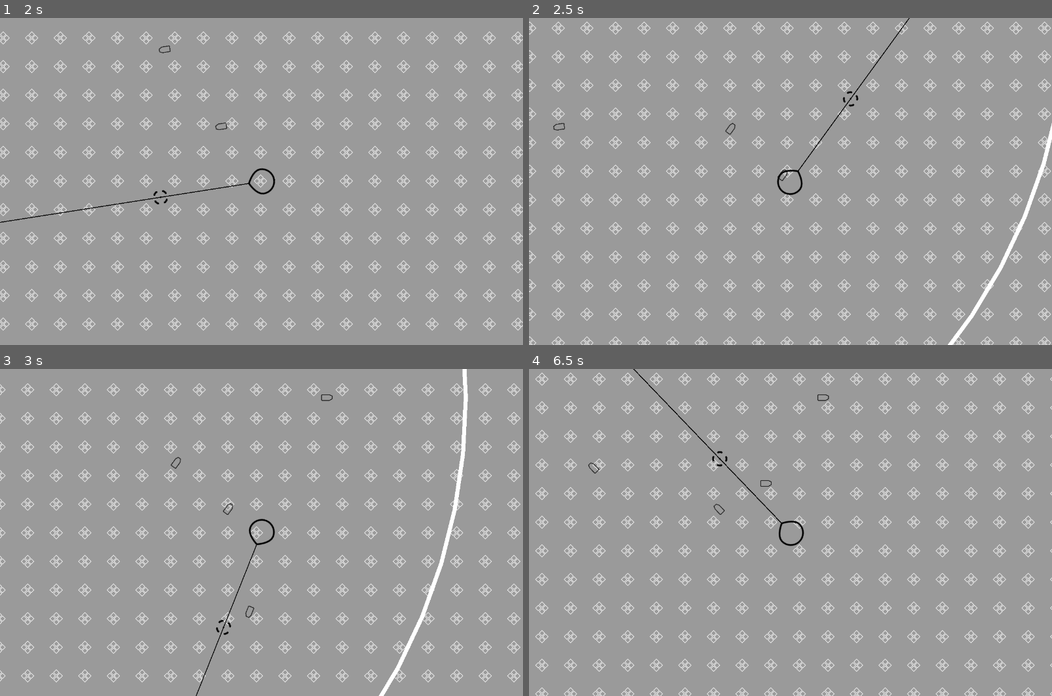
Above: before the commit, frames 1-4 (two rows, left to right).
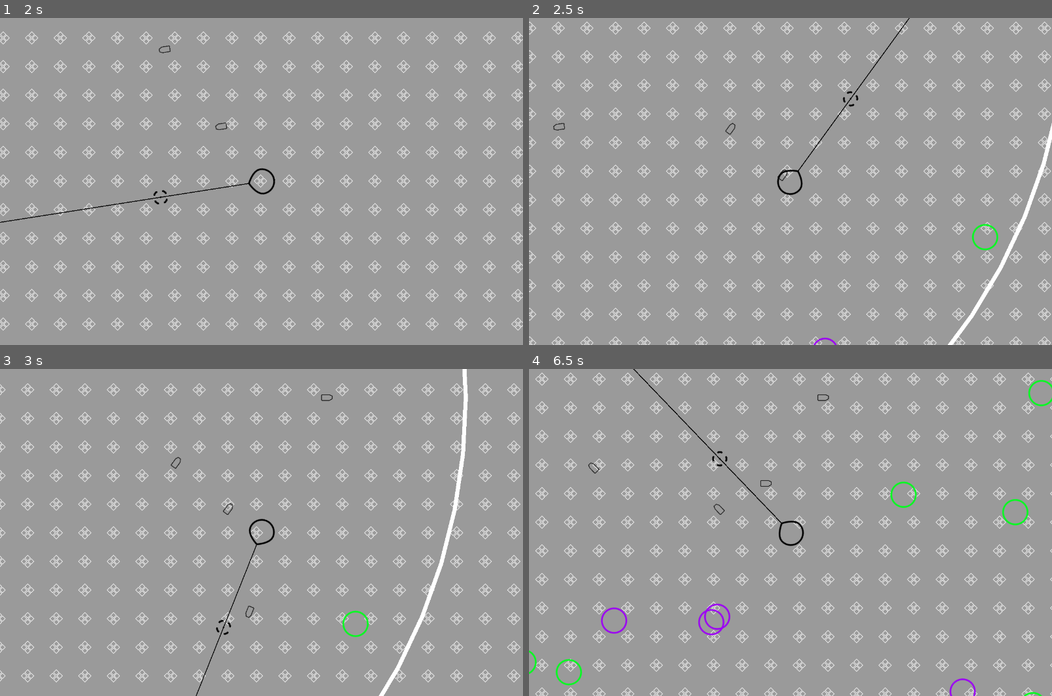
Above: after the commit, the same moments.

Repository: uvmain/zapfour
Game: Godot game, scene res://main/main.tscn
Same seed, same stepped clock (60 frames per second), same inputs: the game is played once before the commit and once after it.
Inputs (mouse positions are in pixels of both pictures, inside the frame that each line leads up to):
- Up to frame 1 (2 s): tap Enter at 0.5 s; move the mouse to (376, 165) at 0.52 s; hold D (player_right) 0.53-1.28 s; move the mouse to (156, 197) at 1.27 s; hold S (player_down) from 1.28 s (still down)
- Up to frame 2 (2.5 s): move the mouse to (842, 109) at 2.02 s; release S (player_down) at 2.03 s; hold D (player_right) from 2.03 s (still down)
- Up to frame 3 (3 s): move the mouse to (235, 597) at 2.77 s; release D (player_right) at 2.78 s; hold W (player_up) from 2.78 s (still down)
- Up to frame 4 (6.5 s): move the mouse to (947, 581) at 3.52 s; release W (player_up) at 3.53 s; hold A (player_left) 3.53-5.03 s; move the mouse to (633, 483) at 4.27 s; move the mouse to (816, 532) at 5.02 s; hold S (player_down) 5.03-5.78 s; move the mouse to (712, 450) at 5.77 s; hold D (player_right) from 5.78 s (still down)

Frame 1 is identical in both runs. In frame 2, 0.1% of the frame differs, in the area x 54-90%, y 63-100%; in frame 3, 0.1%; in frame 4, 0.8%, in the area x 0-100%, y 3-100%.
Error before the commit: Parse Error: Identifier "Points" not declared in the current scope. (res://enemies/spawner.gd:12)

Commit message:
add collisionable explosions, signal events bus, explosion manager

Diff:
--- a/enemies/enemymanager.tscn
+++ b/enemies/enemymanager.tscn
@@ -16,11 +16,9 @@
 [node name="Green" type="Node2D" parent="Spawners"]
 script = ExtResource("2_retea")
 enemy_scene = ExtResource("2_ockr4")
-spawn_type = 1
 
 [node name="Purple" type="Node2D" parent="Spawners"]
 script = ExtResource("2_retea")
 enemy_scene = ExtResource("4_h2t34")
-spawn_type = 1
 
 [node name="EnemyHolder" type="Node2D" parent="." groups=["EnemyHolder"]]
--- a/enemies/purple.gd
+++ b/enemies/purple.gd
@@ -28,4 +28,5 @@
 
 
 func die():
+	Events.create_explosion.emit(global_position)
 	queue_free()
--- a/enemies/spawner.gd
+++ b/enemies/spawner.gd
@@ -9,7 +9,7 @@
 
 @export var enemy_scene: PackedScene
 @export var spawn_count: int = 10
-@export_enum(Points, Random, Circle, Offscreen) var spawn_type
+@export var spawn_type: SpawnType = SpawnType.Random
 
 
 @onready var enemy_holder: Node2D = get_tree().get_first_node_in_group("EnemyHolder")
@@ -20,7 +20,7 @@
 		var new_enemy = enemy_scene.instantiate()
 		enemy_holder.add_child(new_enemy)
 		new_enemy.position = get_spawn_positions()
-		print(spawn_type)
+
 
 func get_spawn_positions():
 	var new_position: Vector2
--- /dev/null
+++ b/explosions/explosion_manager.gd
@@ -0,0 +1,15 @@
+extends Node2D
+
+const explosion = preload("res://explosions/gpu_particles_2d.tscn")
+
+func _ready():
+	Events.create_explosion.connect(_on_create_explosion)
+
+func _on_create_explosion(global_pos = Vector2.ZERO):
+	var new_explosion = explosion.instantiate()
+	add_child(new_explosion)
+	new_explosion.global_position = global_pos
+	new_explosion.emitting = true
+
+	await get_tree().create_timer(new_explosion.lifetime).timeout
+	new_explosion.queue_free()
--- /dev/null
+++ b/explosions/explosion_manager.tscn
@@ -0,0 +1,6 @@
+[gd_scene load_steps=2 format=3 uid="uid://63x083bkpkqg"]
+
+[ext_resource type="Script" path="res://explosions/explosion_manager.gd" id="1_xu2ag"]
+
+[node name="ExplosionManager" type="Node2D"]
+script = ExtResource("1_xu2ag")
--- /dev/null
+++ b/explosions/gpu_particles_2d.tscn
@@ -0,0 +1,45 @@
+[gd_scene load_steps=5 format=3 uid="uid://d3jlsk38oqapv"]
+
+[ext_resource type="Texture2D" uid="uid://xfwfk02a0hf3" path="res://assets/textures/explosion_particle.png" id="1_qtj0l"]
+
+[sub_resource type="Gradient" id="Gradient_6wfbg"]
+offsets = PackedFloat32Array(0, 0.587045, 1)
+colors = PackedColorArray(1, 1, 1, 1, 1, 1, 1, 0.870588, 1, 1, 1, 0)
+
+[sub_resource type="GradientTexture1D" id="GradientTexture1D_43x1y"]
+gradient = SubResource("Gradient_6wfbg")
+
+[sub_resource type="ParticleProcessMaterial" id="ParticleProcessMaterial_gs38s"]
+emission_shape = 1
+emission_sphere_radius = 9.71
+particle_flag_align_y = true
+particle_flag_disable_z = true
+direction = Vector3(0, 0, 0)
+spread = 180.0
+gravity = Vector3(0, 0, 0)
+initial_velocity_min = 551.62
+initial_velocity_max = 952.38
+orbit_velocity_min = 0.0
+orbit_velocity_max = 0.0
+scale_min = 0.47
+color = Color(0.301961, 1, 1, 1)
+color_ramp = SubResource("GradientTexture1D_43x1y")
+hue_variation_min = -1.0
+hue_variation_max = 1.0
+turbulence_noise_speed_random = 2.11
+turbulence_initial_displacement_min = -38.1
+turbulence_initial_displacement_max = 100.0
+collision_mode = 1
+collision_friction = 0.0
+collision_bounce = 1.0
+
+[node name="GPUParticles2D" type="GPUParticles2D"]
+emitting = false
+amount = 14
+lifetime = 5.82
+one_shot = true
+explosiveness = 1.0
+randomness = 0.52
+local_coords = true
+process_material = SubResource("ParticleProcessMaterial_gs38s")
+texture = ExtResource("1_qtj0l")
--- /dev/null
+++ b/globals/events.gd
@@ -0,0 +1,3 @@
+extends Node
+
+signal create_explosion(global_position)
--- /dev/null
+++ b/globals/events.tscn
@@ -0,0 +1,6 @@
+[gd_scene load_steps=2 format=3 uid="uid://jq0mxtlccaev"]
+
+[ext_resource type="Script" path="res://globals/events.gd" id="1_gqt4w"]
+
+[node name="Events" type="Node"]
+script = ExtResource("1_gqt4w")
--- a/main/main.tscn
+++ b/main/main.tscn
@@ -1,7 +1,8 @@
-[gd_scene load_steps=5 format=3 uid="uid://5gdkhpxi3nb1"]
+[gd_scene load_steps=6 format=3 uid="uid://5gdkhpxi3nb1"]
 
 [ext_resource type="PackedScene" uid="uid://cxechq5in7mys" path="res://enemies/enemymanager.tscn" id="2_auoog"]
 [ext_resource type="PackedScene" uid="uid://u46nrb8y8lo4" path="res://player/player.tscn" id="2_bt6vk"]
+[ext_resource type="PackedScene" uid="uid://63x083bkpkqg" path="res://explosions/explosion_manager.tscn" id="3_0rglp"]
 [ext_resource type="PackedScene" uid="uid://bb67qku2eyo43" path="res://background/background.tscn" id="3_7qflg"]
 [ext_resource type="PackedScene" uid="uid://ch2libn6m8ou0" path="res://perimeter/perimeter.tscn" id="5_13o4a"]
 
@@ -14,6 +15,8 @@
 
 [node name="EnemyManager" parent="." instance=ExtResource("2_auoog")]
 
+[node name="ExplosionManager" parent="." instance=ExtResource("3_0rglp")]
+
 [node name="BulletManager" type="Node2D" parent="." groups=["BulletManager"]]
 
 [node name="Camera2D" type="Camera2D" parent="."]
--- a/perimeter/perimeter.tscn
+++ b/perimeter/perimeter.tscn
@@ -1,12 +1,18 @@
-[gd_scene load_steps=3 format=3 uid="uid://ch2libn6m8ou0"]
+[gd_scene load_steps=4 format=3 uid="uid://ch2libn6m8ou0"]
 
 [ext_resource type="Script" path="res://perimeter/perimeter.gd" id="1_u2r85"]
+
+[sub_resource type="OccluderPolygon2D" id="OccluderPolygon2D_to53y"]
+polygon = PackedVector2Array(-474, -1314, -214, -1382, 96, -1393, 345, -1344, 564, -1272, 768, -1178, 941, -1034, 1096, -861, 1243, -634, 1353, -355, 1406, -117, 1391, 189, 1338, 397, 1191, 748, 1036, 925, 681, 1220, 235, 1378, -274, 1386, -618, 1284, -905, 1099, -1124, 838, -1279, 570, -1381, 212, -1396, -90, -1324, -445, -1211, -736, -1075, -906, -856, -1144, -705, -1219, -535, -1299, -539, -1412, -1392, -1049, -1630, 287, -1452, 1076, -516, 1533, 919, 1427, 1557, 717, 1689, -321, 1485, -1053, 726, -1510, -195, -1578, -474, -1521, -520, -1427)
 
 [sub_resource type="CircleShape2D" id="CircleShape2D_xu2au"]
 radius = 1400.0
 
 [node name="Perimeter" type="Node2D" groups=["Perimeter"]]
 script = ExtResource("1_u2r85")
+
+[node name="LightOccluder2D" type="LightOccluder2D" parent="."]
+occluder = SubResource("OccluderPolygon2D_to53y")
 
 [node name="PerimiterArea" type="Area2D" parent="."]
 monitorable = false
--- a/project.godot
+++ b/project.godot
@@ -19,6 +19,7 @@
 [autoload]
 
 Globals="*res://globals/globals.tscn"
+Events="*res://globals/events.tscn"
 
 [display]
 
Binary file added: assets/textures/explosion_particle.png
Not shown, added: assets/textures/explosion_particle.png.import
